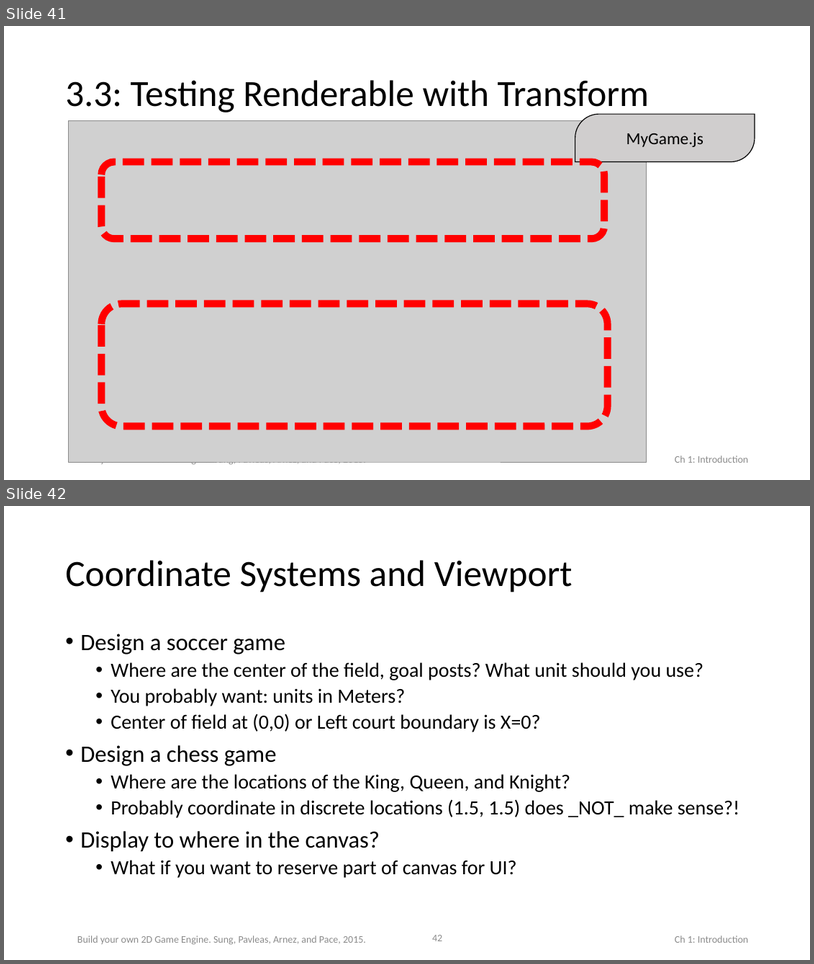
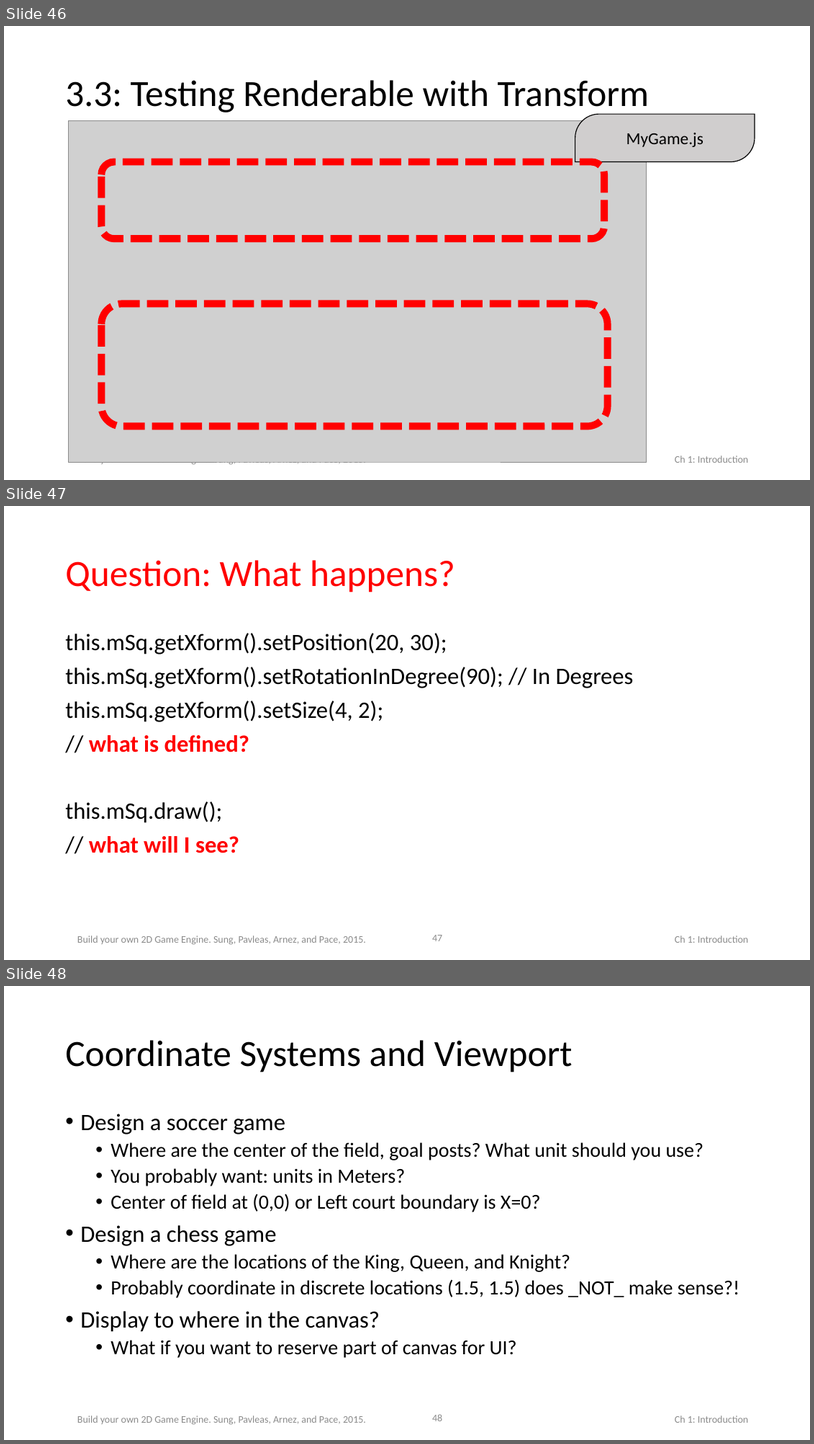
Before and after one commit to HTML5GameEngineGroup/html5engine, a slide deck: Book-PPT/Chap3.pptx. Shown one above the other, each under a label of ours: slides 41 and 42 before the commit, slides 46, 47 and 48 after it. The pictures are 814x964 and 814x1444 pixels, drawn with LibreOffice and Linux fonts; fonts in the diff are those of the drawing; grey boxes stand for pictures. Boxes give left, top, right and bottom in pixels: in the first picture for what was removed or moved away, otherwise in the second. Text is boxed around its words. In the diff, an @@ line names an element or a change of style, - is before the commit and + after.

```diff
--- a/Book-PPT/Chap3.pptx
+++ b/Book-PPT/Chap3.pptx
@@ slide 47 added at box(4, 506, 810, 960), background #FFFFFF; not listed: 3 template elements that a slide beside it also shows @@
@@ title added at box(65, 560, 455, 592), 44 pt, text #FF0000 @@
+Question: What happens?
@@ text added at box(65, 633, 634, 853), 28 pt, text #000000 @@
+this.mSq.getXform().setPosition(20, 30);
+this.mSq.getXform().setRotationInDegree(90); // In Degrees
+this.mSq.getXform().setSize(4, 2);
+// what is defined?
+this.mSq.draw();
+// what will I see?
@@ what was slide 41 is now slide 46 @@
@@ what was slide 42 is now slide 48 @@
@@ page number at box(432, 1414, 442, 1421): text changed @@
-42
+48
```
Also in this commit, not shown: 1 slide changed, 9 other slides added.
